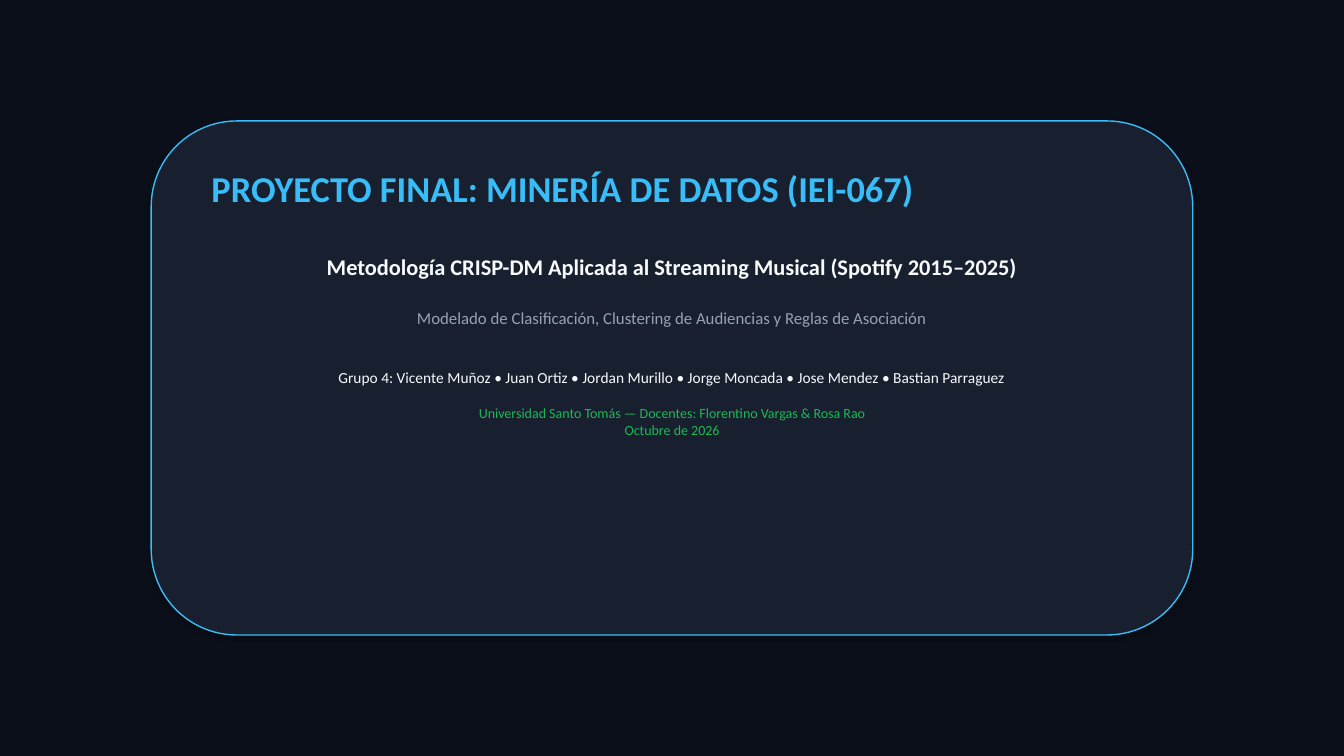
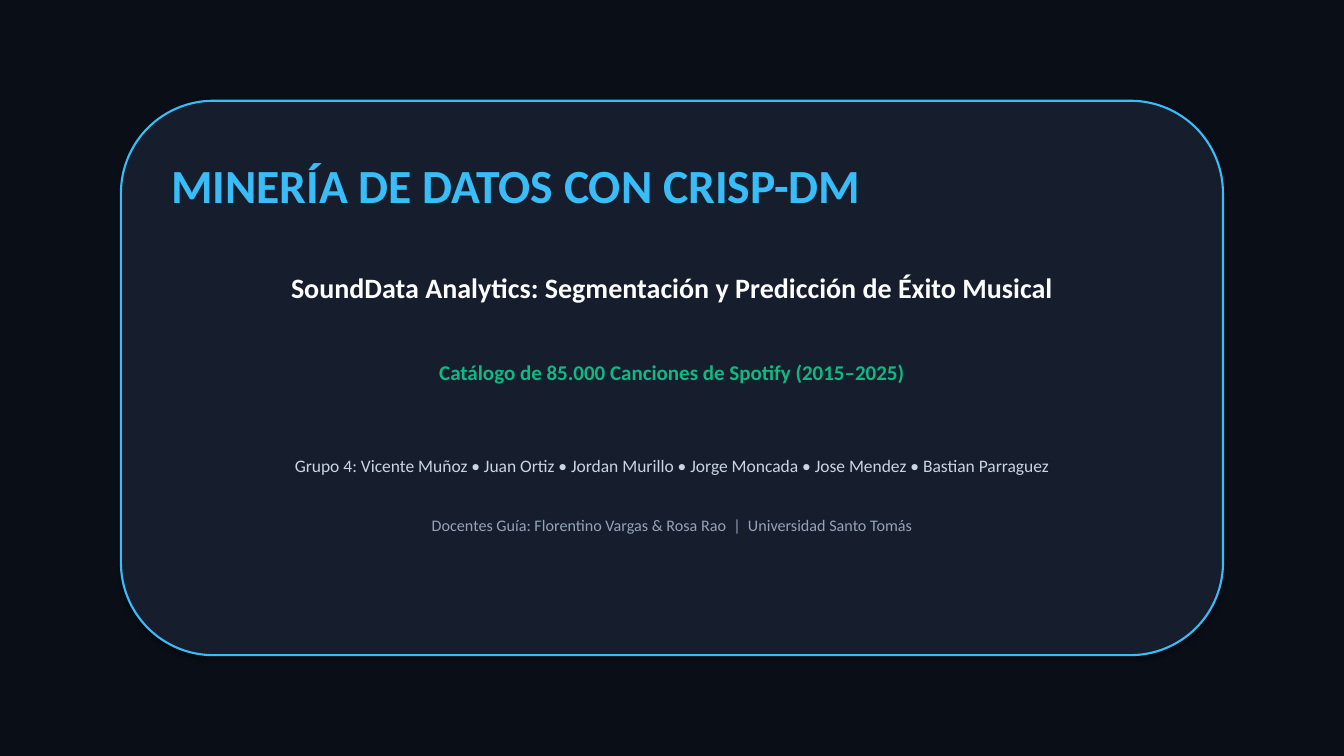
Before and after one commit to mkinaa/MineriaDatos, a slide deck: slide 1 of docs/PRESENTACION_PROYECTO_CRISP_DM.pptx. Drawn at 1344x756 pixels with LibreOffice and Linux fonts; fonts in the diff are those of the drawing. Boxes give left, top, right and bottom in pixels: in the first picture for what was removed or moved away, otherwise in the second. Text is boxed around its words. In the diff, an @@ line names an element or a change of style, - is before the commit and + after.

Commit message:
style: rediseño visual de presentaciones pptx con letras grandes y sintesis ejecutiva

```diff
--- a/docs/PRESENTACION_PROYECTO_CRISP_DM.pptx
+++ b/docs/PRESENTACION_PROYECTO_CRISP_DM.pptx
@@ rectangle at (0, 0, 1344, 756): fill #0B0F19 to #0A0E17 @@
@@ rounded rectangle: place and size @@
-rounded rectangle at (151, 121, 1193, 635)
+rounded rectangle at (121, 101, 1223, 655)
@@ rounded rectangle at (121, 101, 1223, 655): fill #181F2E to #161E2E; outline #38BDF8 1 pt to #38BDF8 1.5 pt @@
@@ text at (171, 163, 1052, 534): text changed; size 11 to 12.5 pt; text colour #F8FAFC to #CBD5E1 @@
-PROYECTO FINAL: MINERÍA DE DATOS (IEI-067)
-Metodología CRISP-DM Aplicada al Streaming Musical (Spotify 2015–2025)
-Modelado de Clasificación, Clustering de Audiencias y Reglas de Asociación
-Grupo 4: Vicente Muñoz • Juan Ortiz • Jordan Murillo • Jorge Moncada • Jose Mendez • Bastian Parraguez
-Universidad Santo Tomás — Docentes: Florentino Vargas & Rosa Rao
-Octubre de 2026
+MINERÍA DE DATOS CON CRISP-DM
+SoundData Analytics: Segmentación y Predicción de Éxito Musical
+Catálogo de 85.000 Canciones de Spotify (2015–2025)
+Grupo 4: Vicente Muñoz • Juan Ortiz • Jordan Murillo • Jorge Moncada • Jose Mendez • Bastian Parraguez
+Docentes Guía: Florentino Vargas & Rosa Rao | Universidad Santo Tomás
```
Also in this commit, not shown: 7 other slides changed, 2 other files.
